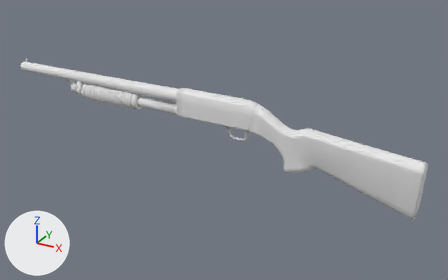
The OBJ model model/shotgun.obj: old version first, new version second.
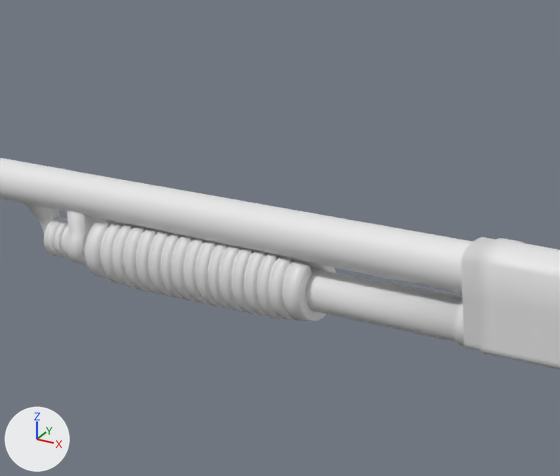
There are two pictures of each version: one whole from a 50 mm lens placed at (12.06, -19.39, 11.27), pointed at (1.16, 0.42, 1.37), one close up on the part from 13% to 45% of the width and 10% to 53% of the height. The axes (+X, +Y, +Z) are drawn at lower left. The lights are the same throughout. Where no turn or scale is listed for an object, it has been applied to the vertices. Vertices at the same position are counted once.

Objects in the first close-up: 'Shotgun_final_Cylinder.006'.
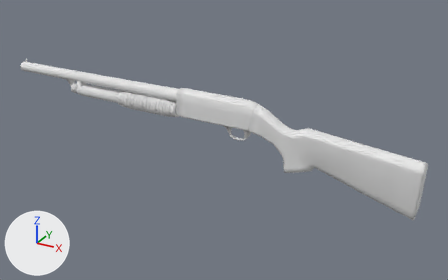
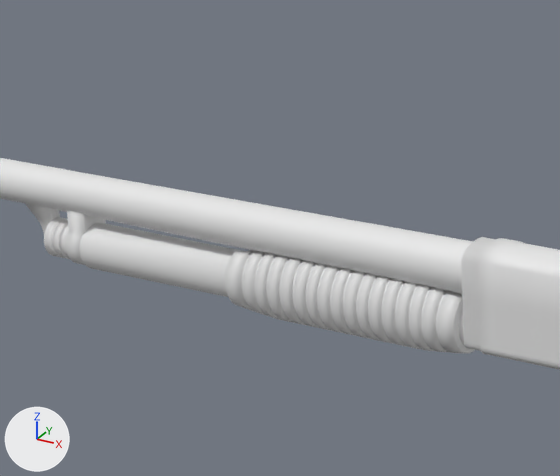
Pixel boxes [x1, y1, x2, y2] of what changed, in the close-ups (560 x 476 px):
'Shotgun_final_Cylinder.000', added
    after: [225, 250, 475, 354]
part 1 of me_shotgun_final_cylinder_006, cut back
    before: [85, 214, 464, 346]
    after: [80, 223, 462, 297]

The edits, one by one:
me_shotgun_final_cylinder_006 is used by ob_shotgun_final_cylinder_006; location (0.0, 0.0, 0.0).
me_shotgun_final_cylinder_006 had 5111 vertices, 10066 faces and spanned x -8.9..9.0, y -0.3..0.3, z 0.1..3.4.
me_shotgun_final_cylinder_006 now has 2189 vertices, 4226 faces and spans x -8.9..9.0, y -0.3..0.3, z 0.1..3.4.
me_shotgun_final_cylinder_006 part 1: 1 vertex moved within x -0.7, y 0.1, z 2.7; 2954 vertices removed from x -6.0..-0.7, y -0.3..0.3, z 2.1..2.9; 32 vertices added at x -5.5, y -0.3..0.3, z 2.2..2.7.
Mesh me_shotgun_final_cylinder_000 is new.
It has 2826 vertices, 5648 faces and spans x -3.48..-0.65, y -0.34..0.33, z 2.1..2.86.
Object 'Shotgun_final_Cylinder.000' (ob_shotgun_final_cylinder_000) is new; it shows me_shotgun_final_cylinder_000.
Its location is (0.0, 0.0, 0.0).
